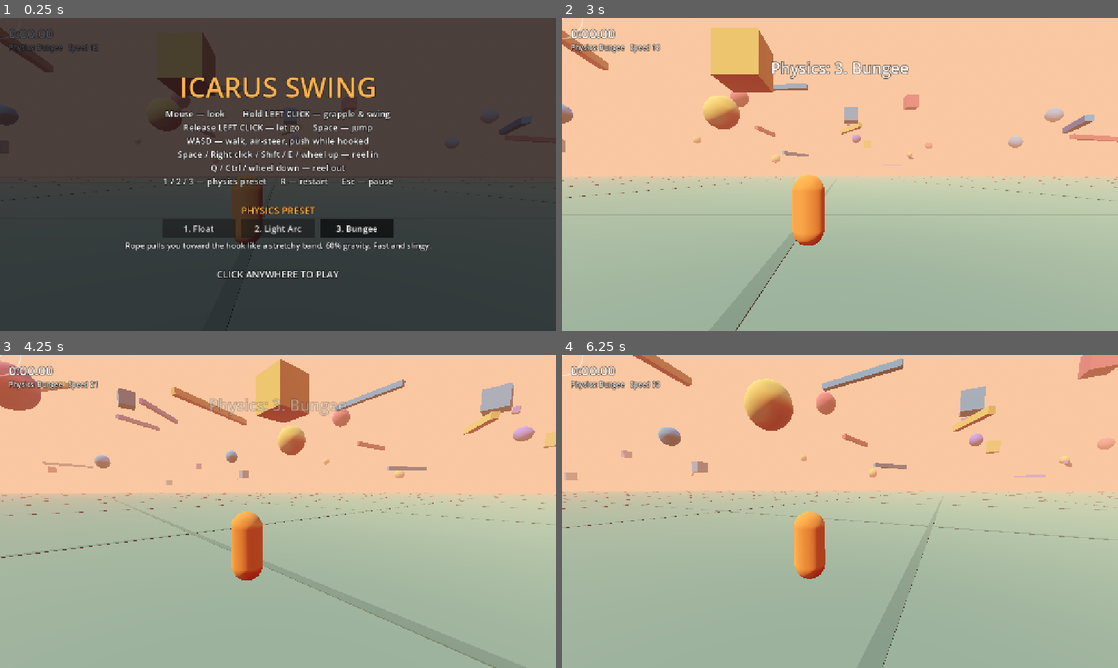
Above: before the commit, frames 1-4 (two rows, left to right).
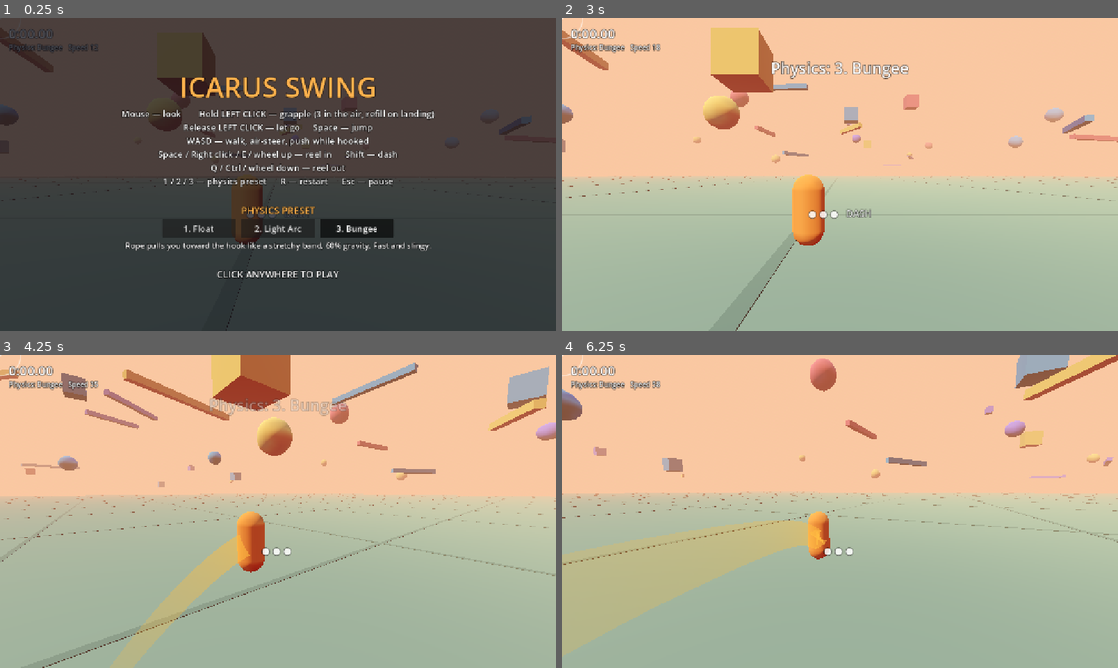
Above: after the commit, the same moments.

Repository: Kmad666/icarus-swing
Game: Godot game, scene res://scenes/main.tscn
Two runs of this game, one before a commit and one after it. Both use one fixed random seed, a clock stepped at 60 frames per second and the inputs below.
Inputs (mouse positions are in pixels of both pictures, inside the frame that each line leads up to):
- Up to frame 1 (0.25 s): no input
- Up to frame 2 (3 s): click "1. Float" at 0.5 s; click "2. Light Arc" at 1.25 s; click "3. Bungee" at 2 s; tap Enter at 2.75 s; move the mouse to (962, 158) at 2.77 s; hold D (move_right) from 2.78 s (still down); hold E (reel_in) from 2.78 s (still down); click (962, 158) at 2.92 s
- Up to frame 3 (4.25 s): tap Space (jump) at 3.02, 3.77 s; tap Shift (dash, bound only after the commit) at 3.05, 3.6 s; move the mouse to (250, 511) at 3.52 s; release D (move_right) at 3.53 s; release E (reel_in) at 3.53 s; hold W (move_forward) from 3.53 s (still down); click (250, 511) at 3.67 s; tap E (reel_in) at 3.8 s
- Up to frame 4 (6.25 s): keep holding W (move_forward); move the mouse to (851, 505) at 4.27 s; hold E (reel_in) 4.28-5.03 s; click (851, 505) at 4.42 s; tap Shift (dash, bound only after the commit) at 4.55, 5.85 s; move the mouse to (834, 517) at 5.02 s; tap Ctrl (reel_out) at 5.1 s; click (834, 517) at 5.17 s; tap Space (jump) at 5.27, 6.02 s; tap E (reel_in) at 5.3 s; move the mouse to (878, 514) at 5.77 s; click (878, 514) at 5.92 s

The runs differ from the first frame. In frame 1, 1.3% of the frame differs, in the area x 22-79%, y 29-64%; in frame 2, 0.2%; in frame 3, 14%, in the area x 0-100%, y 0-100%; in frame 4, 13%.

Commit message:
Air dash, release boost, camera pullback, swing trail, 3 air grapples
Co-Authored-By: Claude Opus 5.5 <noreply@anthropic.com>
Claude-Session: https://claude.ai/code/session_013ZPSMrLNit3Dks4Kj3hs2A

Diff:
--- a/scripts/main.gd
+++ b/scripts/main.gd
@@ -23,6 +23,7 @@
 # HUD
 var crosshair
 var dist_label: Label
+var charge_label: Label
 var timer_label: Label
 var info_label: Label
 var toast: Label
@@ -60,7 +61,8 @@
 		"move_left": [KEY_A, KEY_LEFT],
 		"move_right": [KEY_D, KEY_RIGHT],
 		"jump": [KEY_SPACE],
-		"reel_in": [KEY_SHIFT, KEY_E],
+		"reel_in": [KEY_E],
+		"dash": [KEY_SHIFT],
 		"reel_out": [KEY_CTRL, KEY_Q],
 		"restart": [KEY_R],
 	}
@@ -362,6 +364,13 @@
 	dist_label.position = Vector2(-60, 54)
 	root.add_child(dist_label)
 
+	charge_label = _label("", 22)
+	charge_label.set_anchors_preset(Control.PRESET_CENTER)
+	charge_label.horizontal_alignment = HORIZONTAL_ALIGNMENT_CENTER
+	charge_label.size = Vector2(240, 30)
+	charge_label.position = Vector2(-120, 74)
+	root.add_child(charge_label)
+
 	timer_label = _label("0:00.00", 30)
 	timer_label.position = Vector2(20, 14)
 	root.add_child(timer_label)
@@ -396,10 +405,10 @@
 	title.add_theme_color_override("font_color", Color(1.0, 0.7, 0.3))
 	col.add_child(title)
 	var help := _label(
-		"Mouse — look        Hold LEFT CLICK — grapple & swing\n" +
+		"Mouse — look        Hold LEFT CLICK — grapple (3 in the air, refill on landing)\n" +
 		"Release LEFT CLICK — let go      Space — jump\n" +
 		"WASD — walk, air-steer, push while hooked\n" +
-		"Space / Right click / Shift / E / wheel up — reel in\n" +
+		"Space / Right click / E / wheel up — reel in      Shift — dash\n" +
 		"Q / Ctrl / wheel down — reel out\n" +
 		"1 / 2 / 3 — physics preset      R — restart      Esc — pause", 20)
 	help.horizontal_alignment = HORIZONTAL_ALIGNMENT_CENTER
@@ -492,10 +501,17 @@
 		player.PRESETS[player.preset_index].name, roundi(spd * 3.6), ("   Rings %d/%d" % [rings_got, rings_total]) if rings_total > 0 else "",
 		("   Best " + _fmt(best_time)) if best_time > 0 else ""]
 
+	var pips := ""
+	for i in player.AIR_GRAPPLES:
+		pips += ("● " if i < player.air_grapples else "○ ")
+	charge_label.text = pips + ("  DASH" if player.dash_cd == 0.0 else "")
+	charge_label.modulate = Color(1, 1, 1, 0.85) if player.air_grapples > 0 else Color(1, 0.4, 0.3, 0.85)
+
+	var out_of_grapples: bool = player.air_grapples <= 0 and not player.is_on_floor()
 	if player.attached:
 		crosshair.set_color(Color(1.0, 0.65, 0.2, 0.5))
 		dist_label.text = "rope %dm" % roundi(player.rope_len)
-	elif player.aim_valid:
+	elif player.aim_valid and not out_of_grapples:
 		crosshair.set_color(Color(0.4, 1.0, 0.5, 0.5))
 		dist_label.text = "%dm" % roundi(player.aim_distance)
 	else:
--- a/scripts/player.gd
+++ b/scripts/player.gd
@@ -27,6 +27,15 @@
 const CAM_DISTANCE := 5.5
 const CAM_SHOULDER := 0.8
 const RETICLE_RADIUS := 48.0     # keep in sync with reticle.gd
+const AIR_GRAPPLES := 3          # grapples you can fire before touching the ground
+const DASH_SPEED := 15.0         # dash redirects you along the camera at least this fast
+const DASH_COOLDOWN := 1.2
+const RELEASE_BOOST := 0.15      # +15% speed when you let go while moving fast
+const BOOST_MIN_SPEED := 10.0
+const OVERSPEED_ALLOW := 1.3     # dash/release boost may briefly exceed the cap by 30%...
+const OVERSPEED_BLEED := 2.5     # ...then bleed back down to it this fast (per second)
+const CAM_PULLBACK := 3.0        # camera eases back this far at top speed
+const TRAIL_POINTS := 40
 
 var mouse_sensitivity := 0.0025
 
@@ -65,6 +74,11 @@
 var pull_left := 0.0
 
 # What the crosshair is pointing at (read by the HUD)
+var air_grapples := AIR_GRAPPLES
+var dash_cd := 0.0
+var trail: MeshInstance3D
+var trail_mesh: ImmediateMesh
+var trail_pts: Array[Vector3] = []
 var aim_valid := false
 var aim_point := Vector3.ZERO
 var target_marker: MeshInstance3D
@@ -149,6 +163,19 @@
 	target_marker.top_level = true
 	target_marker.visible = false
 	add_child(target_marker)
+
+	trail_mesh = ImmediateMesh.new()
+	trail = MeshInstance3D.new()
+	trail.mesh = trail_mesh
+	var tmat := StandardMaterial3D.new()
+	tmat.shading_mode = BaseMaterial3D.SHADING_MODE_UNSHADED
+	tmat.transparency = BaseMaterial3D.TRANSPARENCY_ALPHA
+	tmat.cull_mode = BaseMaterial3D.CULL_DISABLED
+	tmat.vertex_color_use_as_albedo = true
+	trail.material_override = tmat
+	trail.top_level = true
+	trail.cast_shadow = GeometryInstance3D.SHADOW_CASTING_SETTING_OFF
+	add_child(trail)
 
 	hook = MeshInstance3D.new()
 	var hm := SphereMesh.new()
@@ -216,6 +243,11 @@
 	var hit := aim_ray()
 	if hit.is_empty():
 		return
+	var grounded := is_on_floor()
+	if not grounded:
+		if air_grapples <= 0:
+			return
+		air_grapples -= 1
 	attached = true
 	anchor = hit.position
 	rope_len = global_position.distance_to(anchor)
@@ -227,6 +259,10 @@
 	if not attached:
 		return
 	attached = false
+	# Release boost: letting go at speed flings you a little harder
+	var spd := velocity.length()
+	if spd > BOOST_MIN_SPEED:
+		velocity *= 1.0 + RELEASE_BOOST
 	if hop:
 		velocity.y = max(velocity.y, 0.0) + RELEASE_HOP
 
@@ -235,6 +271,8 @@
 	release()
 	global_position = pos
 	velocity = Vector3.ZERO
+	air_grapples = AIR_GRAPPLES
+	trail_pts.clear()
 	rotation.y = yaw
 	head.rotation.x = 0.0
 
@@ -264,11 +302,26 @@
 		if wish != Vector3.ZERO and cur < AIR_SPEED:
 			velocity += wish * min(AIR_ACCEL * dt, AIR_SPEED - cur)
 
-	if velocity.length() > MAX_SPEED:
-		velocity = velocity.normalized() * MAX_SPEED
+	# Dash: snap your momentum toward where the camera looks
+	dash_cd = max(dash_cd - dt, 0.0)
+	if controls_enabled and dash_cd == 0.0 and Input.is_action_just_pressed("dash"):
+		var dir := -cam.global_basis.z
+		velocity = dir * max(velocity.length(), DASH_SPEED) * (1.0 + RELEASE_BOOST)
+		dash_cd = DASH_COOLDOWN
+
+	# Speed cap: normal movement tops out at MAX_SPEED; boosts may poke above
+	# it briefly and bleed back down.
+	var spd := velocity.length()
+	if spd > MAX_SPEED * OVERSPEED_ALLOW:
+		velocity = velocity / spd * MAX_SPEED * OVERSPEED_ALLOW
+	elif spd > MAX_SPEED:
+		velocity = velocity / spd * max(MAX_SPEED, spd - MAX_SPEED * OVERSPEED_BLEED * dt)
 
 	floor_snap_length = 0.0 if attached else 0.3
 	move_and_slide()
+	if is_on_floor():
+		air_grapples = AIR_GRAPPLES
+	_update_trail()
 
 
 func _walk(wish: Vector3, dt: float) -> void:
@@ -327,13 +380,14 @@
 	aim_valid = not hit.is_empty()
 	aim_point = hit.position if aim_valid else Vector3.ZERO
 	aim_distance = global_position.distance_to(aim_point) if aim_valid else 0.0
-	target_marker.visible = aim_valid and not attached and controls_enabled
+	target_marker.visible = aim_valid and not attached and controls_enabled and (air_grapples > 0 or is_on_floor())
 	if target_marker.visible:
 		target_marker.global_position = aim_point
 
 	# Speed FOV kick
 	var spd := velocity.length()
 	cam.fov = lerp(cam.fov, 72.0 + clamp((spd - 8.0) * 0.6, 0.0, 22.0), 0.08)
+	arm.spring_length = lerp(arm.spring_length, CAM_DISTANCE + CAM_PULLBACK * clamp((spd - 6.0) / (MAX_SPEED - 6.0), 0.0, 1.0), 0.05)
 
 	# Rope visual from the gun tip to the anchor
 	rope.visible = attached
@@ -350,3 +404,36 @@
 			var z := x.cross(y)
 			rope.global_transform = Transform3D(Basis(x, y * length, z), (a + b) * 0.5)
 		hook.global_position = anchor
+
+
+# Fading ribbon behind the capsule so you can read your arc.
+func _update_trail() -> void:
+	var spd := velocity.length()
+	if spd > 5.0:
+		trail_pts.push_front(global_position)
+	elif not trail_pts.is_empty():
+		trail_pts.pop_back()   # shrink away when you slow down
+	while trail_pts.size() > TRAIL_POINTS:
+		trail_pts.pop_back()
+	trail_mesh.clear_surfaces()
+	if trail_pts.size() < 2:
+		return
+	var eye := cam.global_position
+	trail_mesh.surface_begin(Mesh.PRIMITIVE_TRIANGLE_STRIP)
+	var n := trail_pts.size()
+	for i in n:
+		var p := trail_pts[i]
+		var nxt := trail_pts[min(i + 1, n - 1)]
+		var prv := trail_pts[max(i - 1, 0)]
+		var along := (nxt - prv)
+		if along.length_squared() < 0.0001:
+			along = Vector3.FORWARD
+		var side := along.cross(eye - p).normalized()
+		var t := float(i) / (n - 1)
+		var w := 0.35 * (1.0 - t)
+		var c := Color(1.0, 0.6, 0.2, 0.6 * (1.0 - t))
+		trail_mesh.surface_set_color(c)
+		trail_mesh.surface_add_vertex(p + side * w)
+		trail_mesh.surface_set_color(c)
+		trail_mesh.surface_add_vertex(p - side * w)
+	trail_mesh.surface_end()
Not shown, changed: README.md
